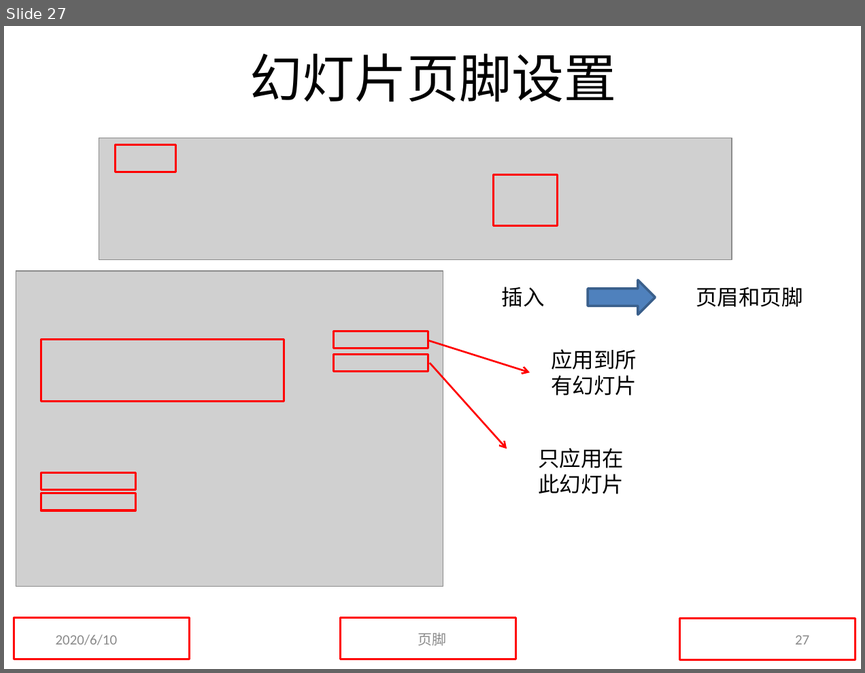
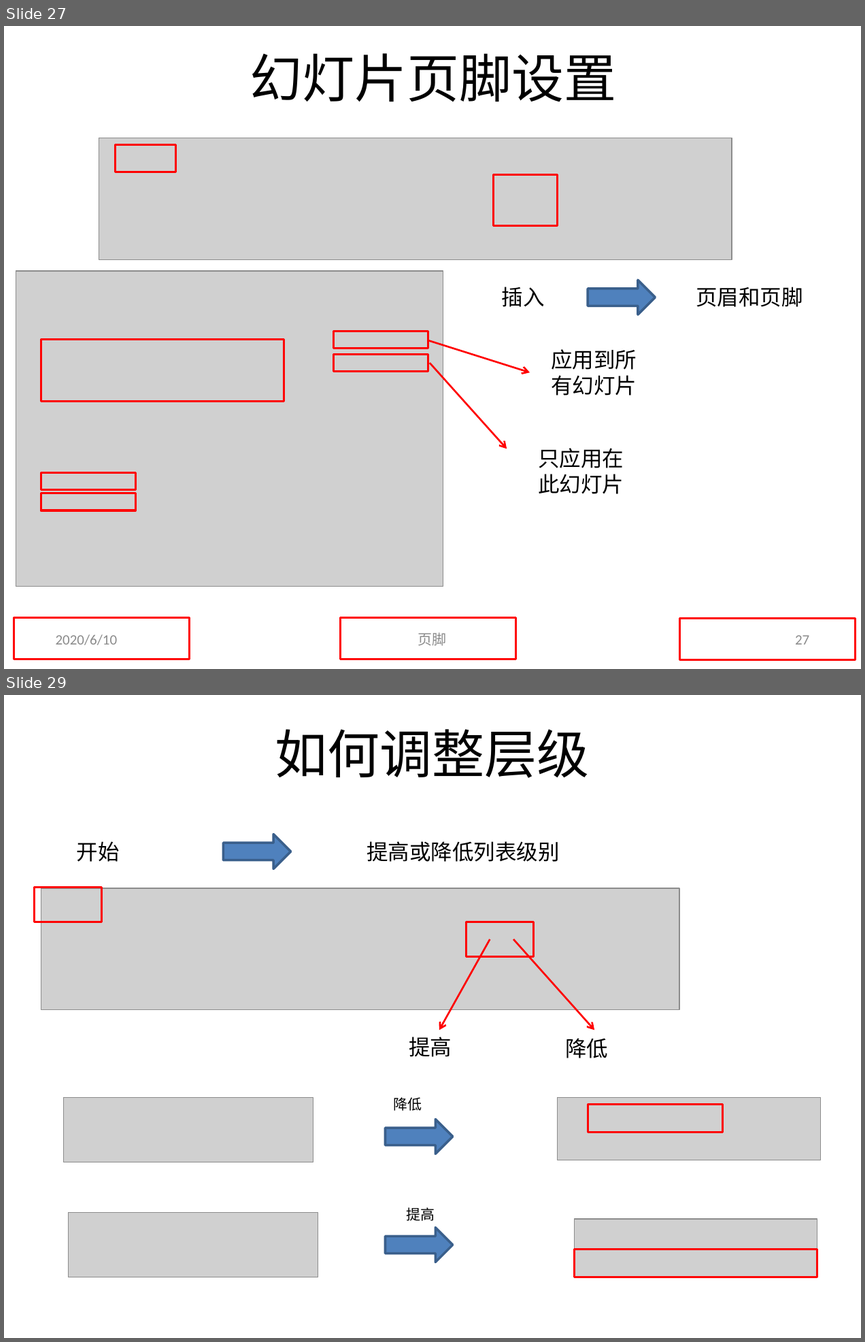
Before and after one commit to sans123wx/class, a slide deck: 第5章ppt/PowerPoint.pptx. Shown one above the other, each under a label of ours: slide 27 before the commit, slides 27 and 29 after it; the slides between them are not shown. The pictures are 865x673 and 865x1342 pixels, drawn with LibreOffice and Linux fonts; fonts in the diff are those of the drawing; grey boxes stand for pictures. Boxes give left, top, right and bottom in pixels: in the first picture for what was removed or moved away, otherwise in the second. Text is boxed around its words. In the diff, an @@ line names an element or a change of style, - is before the commit and + after.

```diff
--- a/第5章ppt/PowerPoint.pptx
+++ b/第5章ppt/PowerPoint.pptx
@@ slide 29 added at [4,695,861,1338], background #FFFFFF @@
@@ title added at [275,729,589,778], 44 pt, text #000000 @@
+如何调整层级
@@ right arrow added at [224,834,291,868], fill #4F81BD, outline #3A5F8C 2 pt @@
@@ text added at [77,841,120,862], 18 pt, text #000000 @@
+开始
@@ text added at [366,841,560,862], 18 pt, text #000000 @@
+提高或降低列表级别
@@ rectangle added at [34,887,102,921], outline #FF0000 1.5 pt @@
@@ picture added at [41,888,679,1009] @@
@@ arrow added from (490, 939) to (439, 1030), #FF0000 1.5 pt @@
@@ rectangle added at [466,922,534,956], outline #FF0000 1.5 pt @@
@@ arrow added from (513, 939) to (594, 1030), #FF0000 1.5 pt @@
@@ text added at [409,1036,451,1057], 18 pt, text #000000 @@
+提高
@@ text added at [565,1038,608,1058], 18 pt, text #000000 @@
+降低
@@ picture added at [64,1097,313,1161] @@
@@ text added at [394,1097,422,1110], 12 pt, text #000000 @@
+降低
@@ picture added at [558,1097,821,1159] @@
@@ right arrow added at [385,1119,453,1153], fill #4F81BD, outline #3A5F8C 2 pt @@
@@ rectangle added at [587,1104,722,1131], outline #FF0000 1.5 pt @@
@@ picture added at [68,1212,317,1277] @@
@@ text added at [406,1207,434,1221], 12 pt, text #000000 @@
+提高
@@ picture added at [574,1219,816,1277] @@
@@ right arrow added at [385,1227,453,1261], fill #4F81BD, outline #3A5F8C 2 pt @@
@@ rectangle added at [574,1249,816,1276], outline #FF0000 1.5 pt @@
```
Also in this commit, not shown: 1 slide changed, 10 other slides added, 1 other file.
